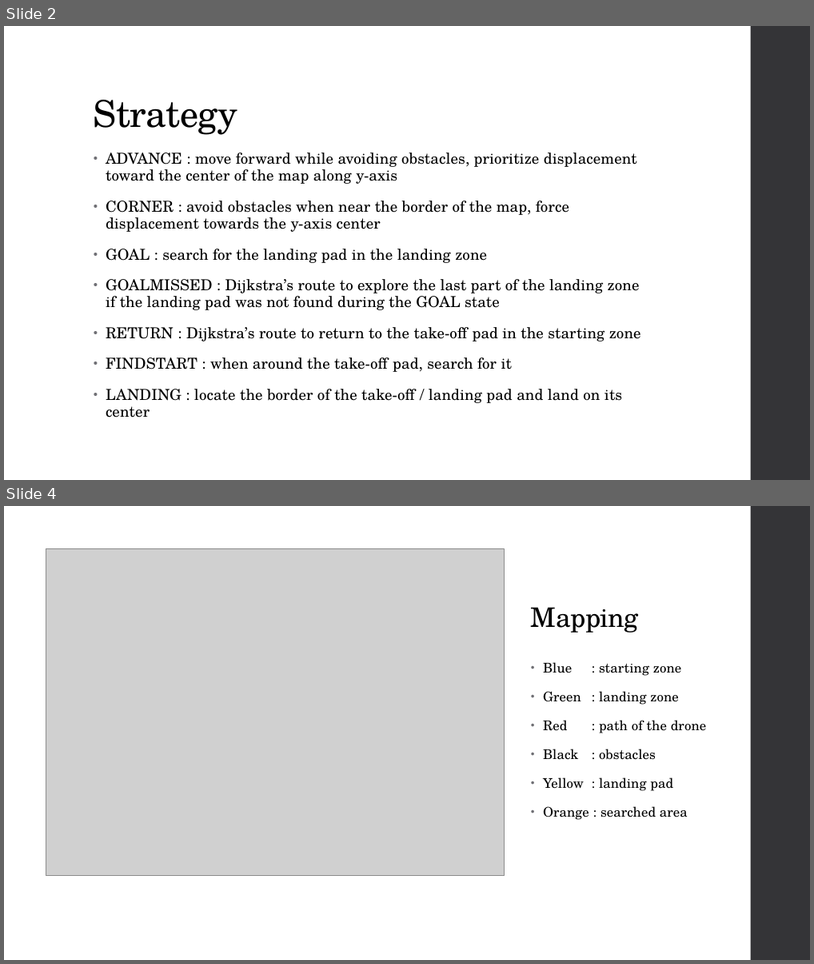
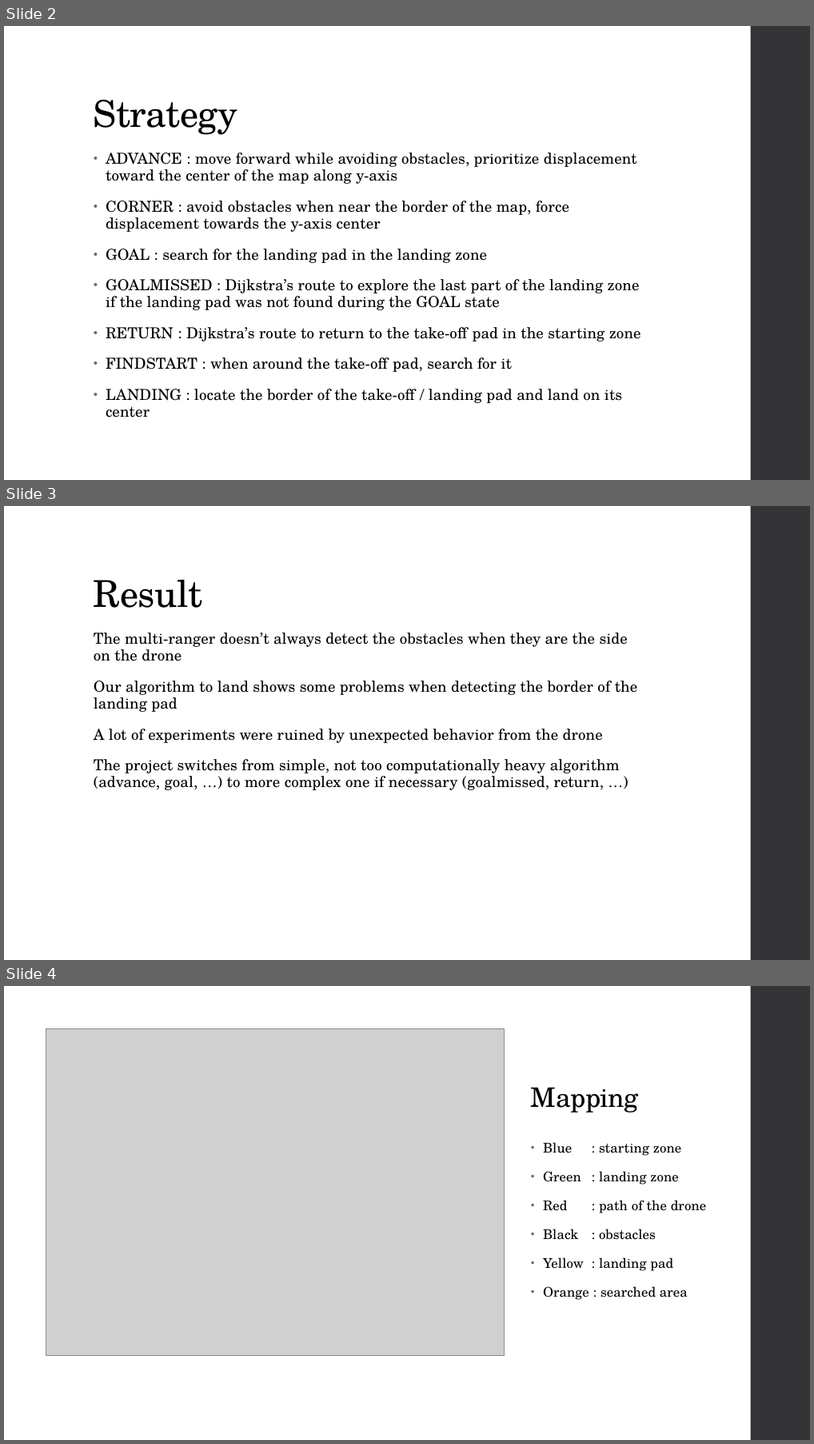
Before and after one commit to BrunoDaCosta/Project-Aerial, a slide deck: Aerial.pptx. Shown one above the other, each under a label of ours: slides 2 and 4 before the commit, slides 2, 3 and 4 after it; the slides between them are not shown. The pictures are 814x964 and 814x1444 pixels, drawn with LibreOffice and Linux fonts; fonts in the diff are those of the drawing; grey boxes stand for pictures. Boxes give left, top, right and bottom in pixels: in the first picture for what was removed or moved away, otherwise in the second. Text is boxed around its words. In the diff, an @@ line names an element or a change of style, - is before the commit and + after.

Commit message:
result

```diff
--- a/Aerial.pptx
+++ b/Aerial.pptx
@@ slide 3 added at [4,506,810,960], background #FFFFFF; not listed: 1 template element that a slide beside it also shows @@
@@ title added at [94,580,203,608], 44 pt, text #000000 @@
+Result
@@ text added at [94,632,638,790], 18 pt, text #000000 @@
+The multi-ranger doesn’t always detect the obstacles when they are the side on the drone
+Our algorithm to land shows some problems when detecting the border of the landing pad
+A lot of experiments were ruined by unexpected behavior from the drone
+The project switches from simple, not too computationally heavy algorithm (advance, goal, …) to more complex one if necessary (goalmissed, return, …)
```
Also in this commit, not shown: 1 slide changed, 1 slide removed, 2 other files.
